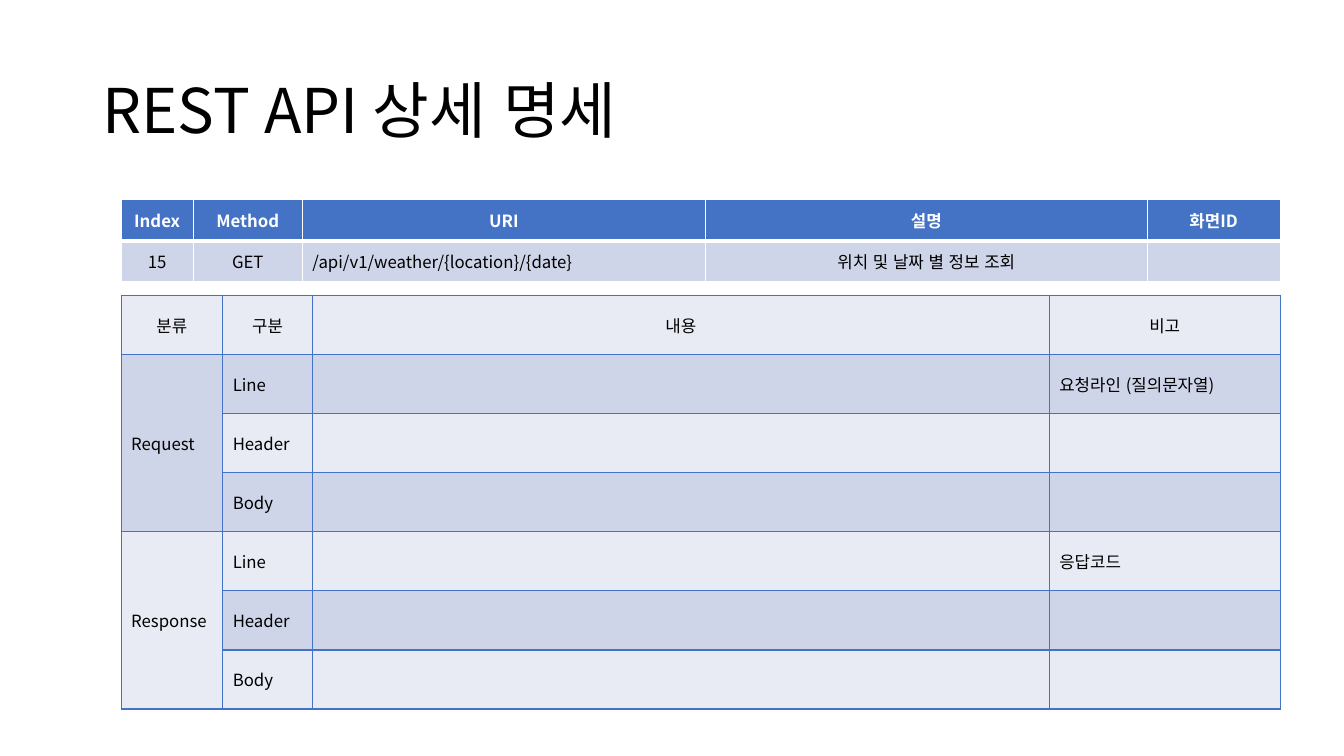
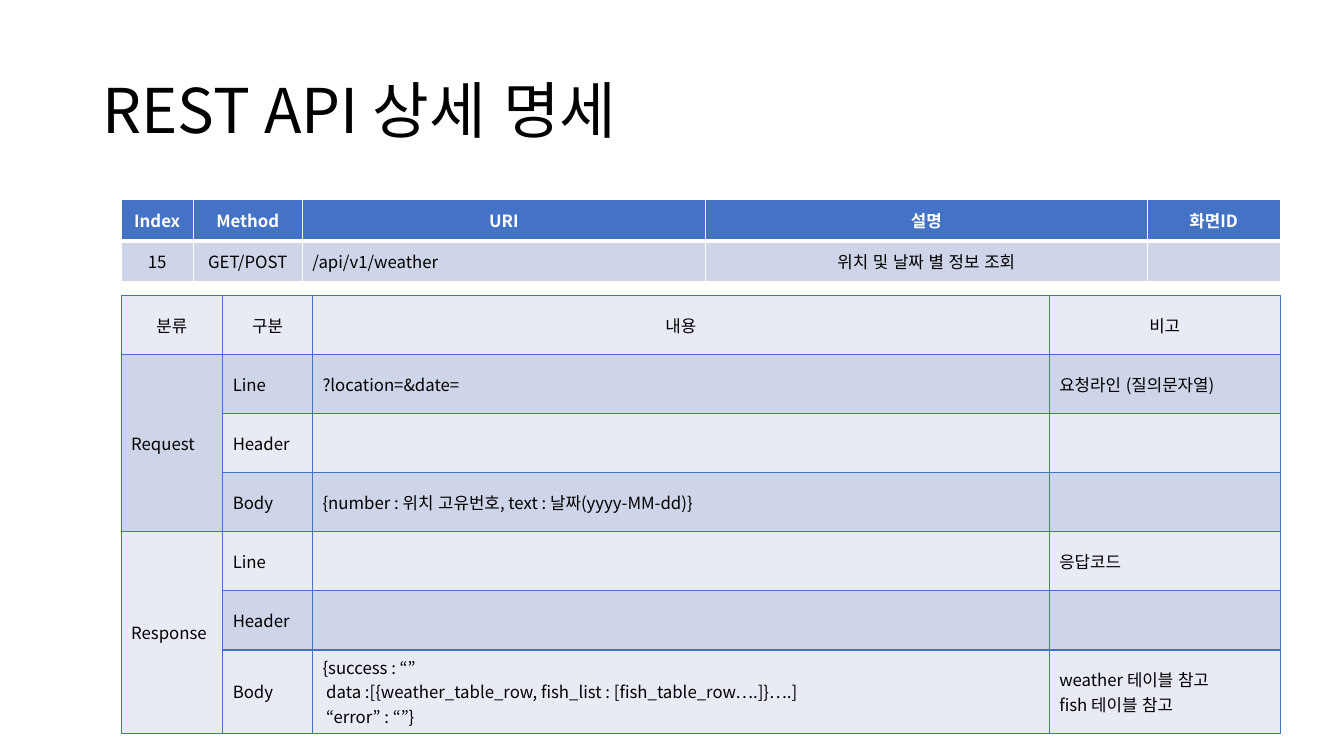
Before and after one commit to sujidaddy/workspace_miniproject, a slide deck: slide 37 of 미니프로젝트계획서제출용.pptx. Drawn at 1344x756 pixels with LibreOffice and Linux fonts; fonts in the diff are those of the drawing. Boxes give left, top, right and bottom in pixels: in the first picture for what was removed or moved away, otherwise in the second. Text is boxed around its words. In the diff, an @@ line names an element or a change of style, - is before the commit and + after.

```diff
--- a/미니프로젝트계획서제출용.pptx
+++ b/미니프로젝트계획서제출용.pptx
@@ table at (121,200,1280,281) @@
-row 2, column 2: GET
+row 2, column 2: GET/POST
-row 2, column 3: /api/v1/weather/{location}/{date}
+row 2, column 3: /api/v1/weather
@@ table at (121,295,1280,728) @@
-row 2, column 3: 
+row 2, column 3: ?location=&date=
-row 4, column 3: 
+row 4, column 3: {number : 위치 고유번호, text : 날짜(yyyy-MM-dd)}
-row 7, column 3: 
+row 7, column 3: {success : “” data :[{weather_table_row, fish_list : [fish_table_row….]}….] / “error” : “”}
-row 7, column 4: 
+row 7, column 4: weather 테이블 참고 fish 테이블 참고
```
Also in this commit, not shown: 14 other slides changed, 5 other files.
